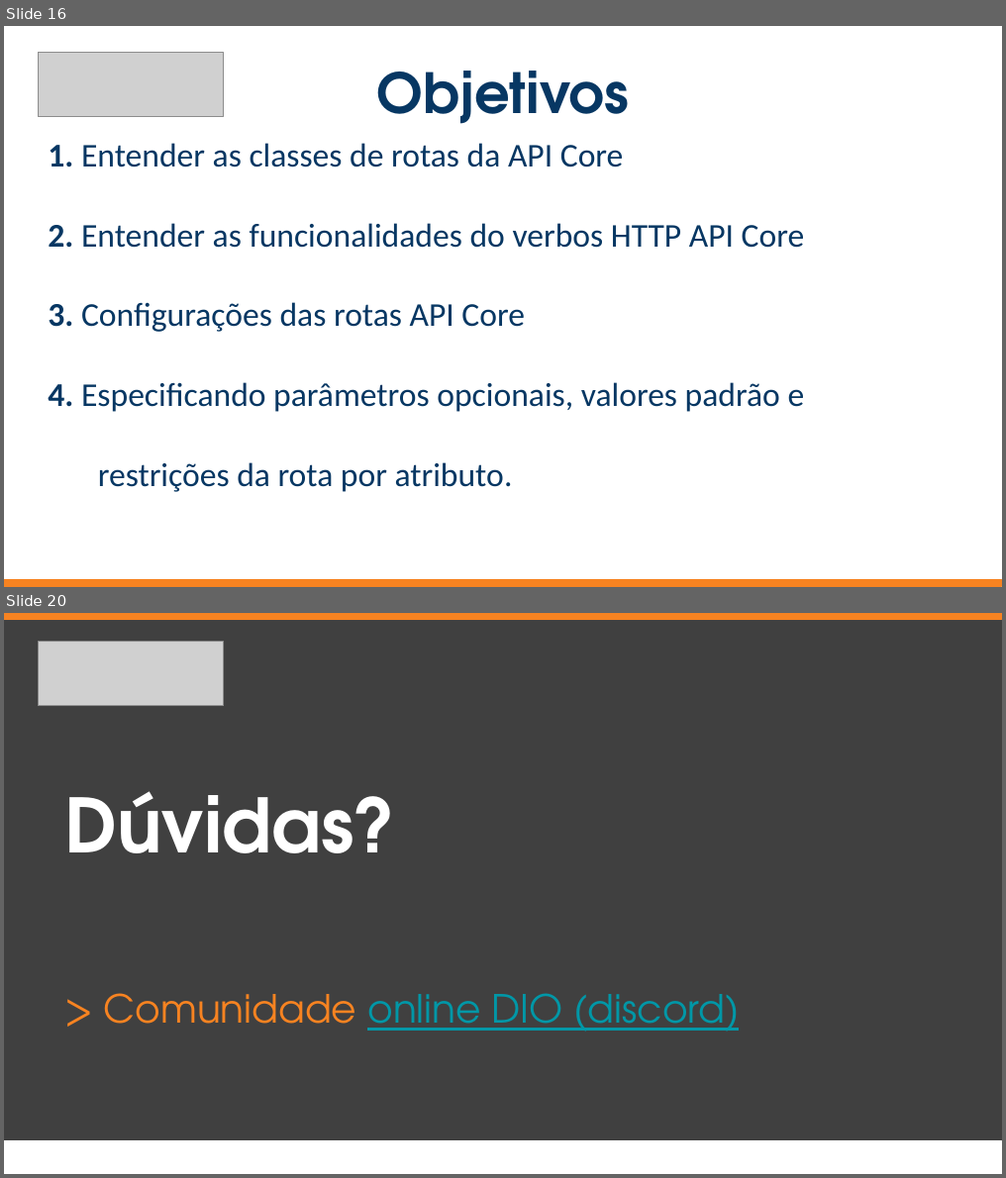
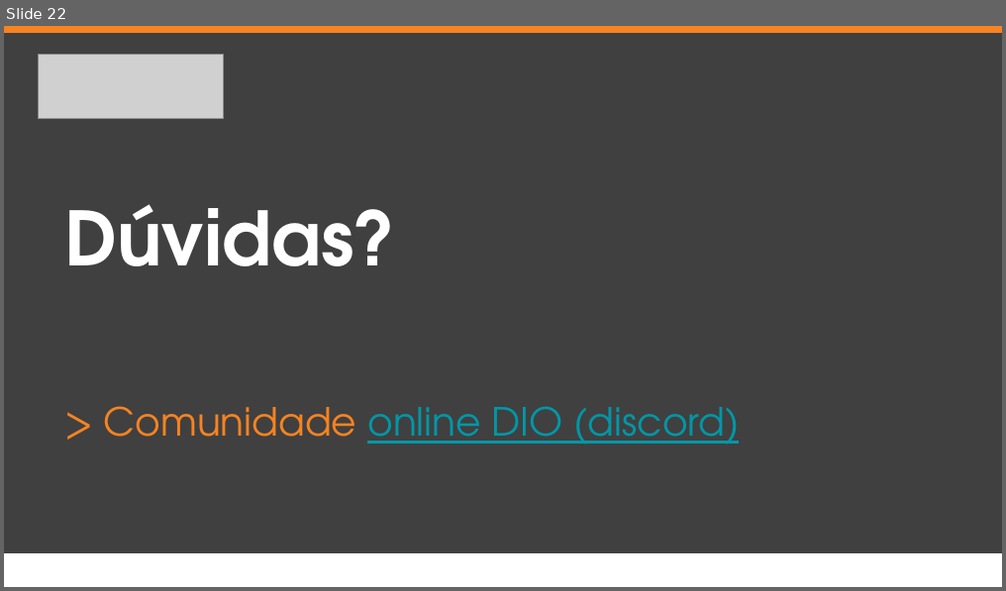
Before and after one commit to everis-New-Talents-NET/EverisStore, a slide deck: slide/Projeto everis - API REST .Net Core com JWT.pptx. Shown one above the other, each under a label of ours: slides 16 and 20 before the commit, slide 22 after it; the slides between them are not shown. The pictures are 1006x1178 and 1006x591 pixels, drawn with LibreOffice and Linux fonts; fonts in the diff are those of the drawing; grey boxes stand for pictures. Boxes give left, top, right and bottom in pixels: in the first picture for what was removed or moved away, otherwise in the second. Text is boxed around its words. In the diff, an @@ line names an element or a change of style, - is before the commit and + after.

```diff
--- a/slide/Projeto everis - API REST .Net Core com JWT.pptx
+++ b/slide/Projeto everis - API REST .Net Core com JWT.pptx
@@ slide 16 removed at [4,26,1002,587], background #FFFFFF @@
@@ picture removed at [38,53,224,118] @@
@@ subtitle removed at [377,71,630,124] @@
-Objetivos
@@ subtitle removed at [48,143,805,492] @@
-1. Entender as classes de rotas da API Core
-2. Entender as funcionalidades do verbos HTTP API Core
-3. Configurações das rotas API Core
-4. Especificando parâmetros opcionais, valores padrão e restrições da rota por atributo.
@@ rectangle removed at [4,579,1002,585] @@
@@ what was slide 20 is now slide 22 @@
```
Also in this commit, not shown: 10 slides changed, 7 slides added, 4 other slides removed.
